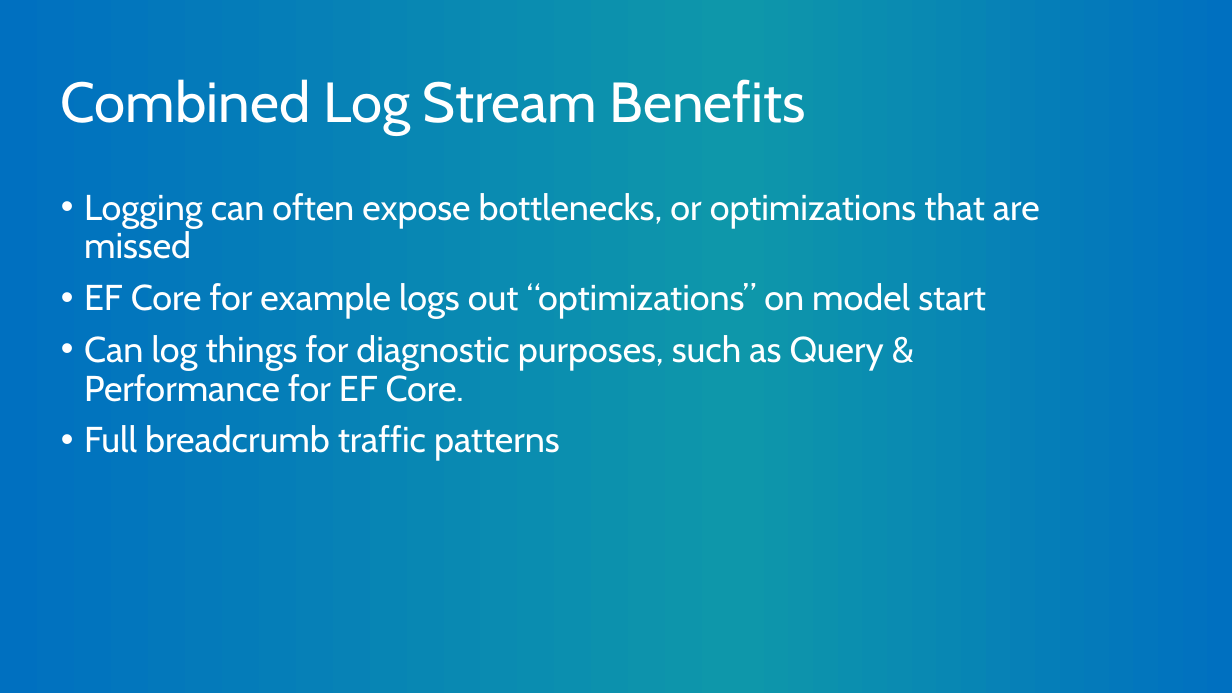
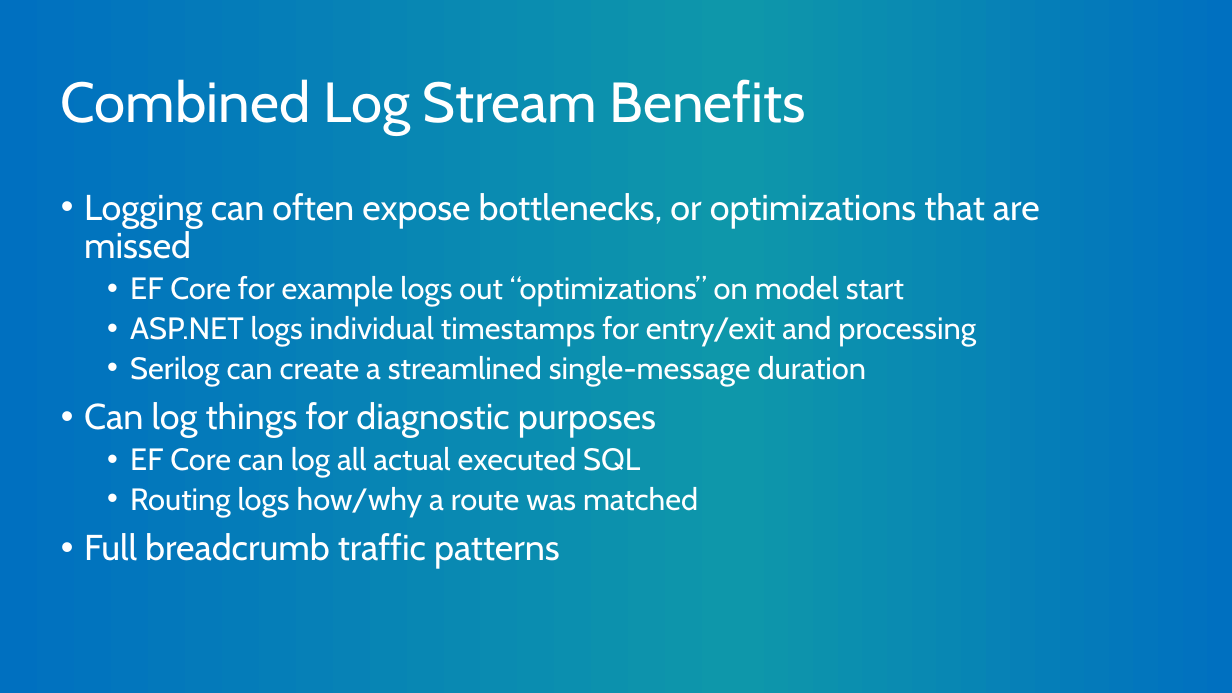
Before and after one commit to mitchelsellers/dotnetcoreloggingdemo, a slide deck: slide 13 of Presentation/But It Was Logged.pptx (slide 11 before the commit). Drawn at 1232x693 pixels with LibreOffice and Linux fonts; fonts in the diff are those of the drawing; background and template pictures are left out. Boxes give left, top, right and bottom in pixels: in the first picture for what was removed or moved away, otherwise in the second. Text is boxed around its words. In the diff, an @@ line names an element or a change of style, - is before the commit and + after.

```diff
--- a/Presentation/But It Was Logged.pptx
+++ b/Presentation/But It Was Logged.pptx
@@ text at [130,276,904,306]: size 28 to 24 pt in "EF Core for example logs out “optimizations” ..."; list level 1 to 2 in "EF Core for example logs ..." @@
@@ text at [84,316,976,516]: text changed; size 28 to 24 pt @@
-• Can log things for diagnostic purposes, such as Query & Performance for EF Core.
+  • ASP.NET logs individual timestamps for entry/exit and processing
+  • Serilog can create a streamlined single-message duration
+• Can log things for diagnostic purposes
+  • EF Core can log all actual executed SQL
+  • Routing logs how/why a route was matched
```
Also in this commit, not shown: 3 other slides changed.
